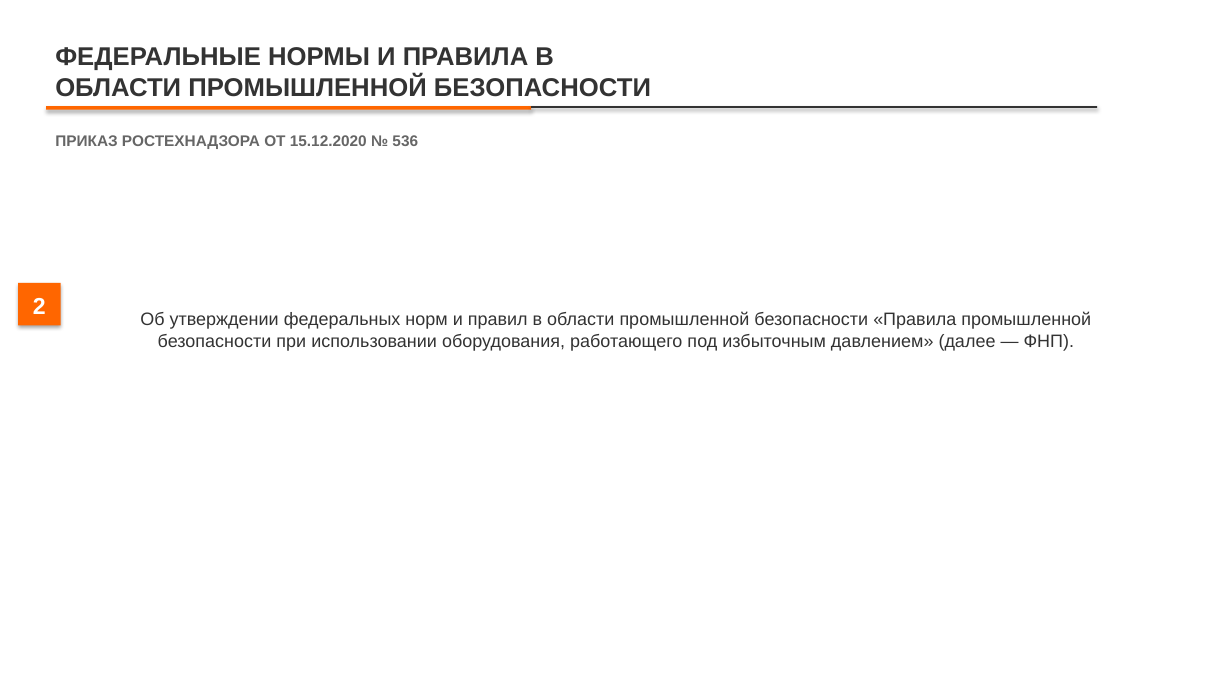
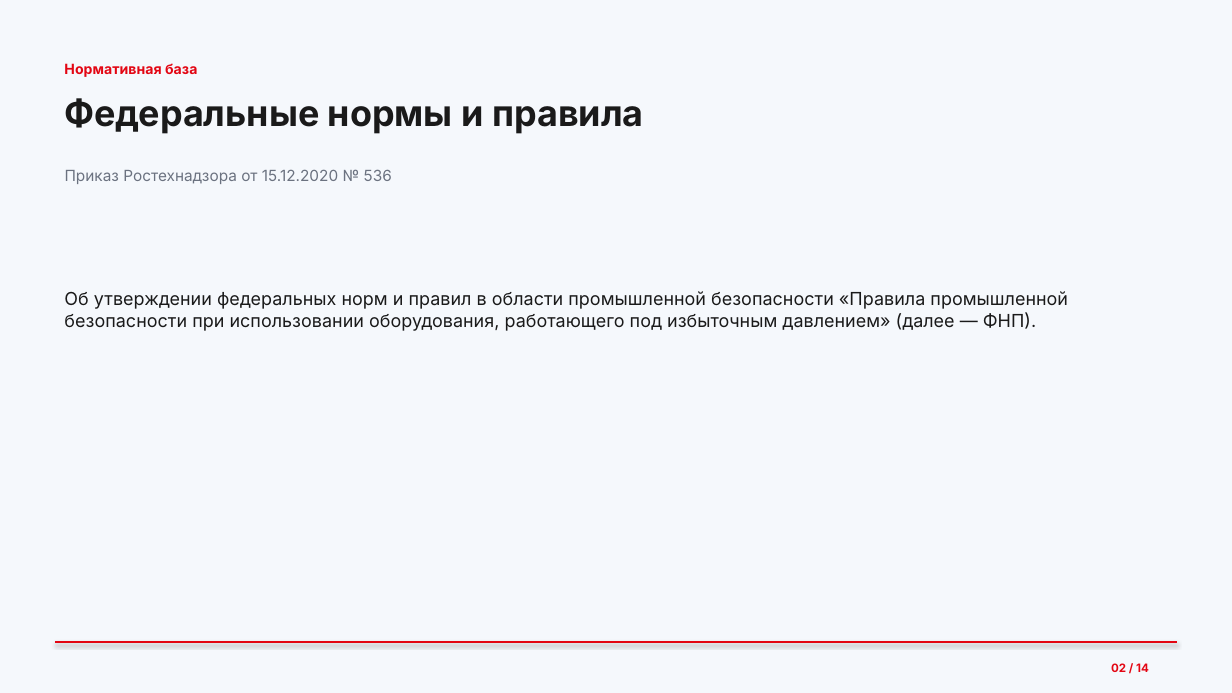
Before and after one commit to lysakalenushka-hash/-, a slide deck: slide 2 of Презентация_Трубопроводы.pptx. Drawn at 1232x693 pixels with LibreOffice and Linux fonts; fonts in the diff are those of the drawing. Boxes give left, top, right and bottom in pixels: in the first picture for what was removed or moved away, otherwise in the second. Text is boxed around its words. In the diff, an @@ line names an element or a change of style, - is before the commit and + after.

```diff
--- a/Презентация_Трубопроводы.pptx
+++ b/Презентация_Трубопроводы.pptx
@@ rectangle at (0, 0, 1232, 693): fill #FFFFFF to #F5F8FC @@
@@ text added at (64, 63, 197, 77), 11 pt, text #E30613, bold @@
+Нормативная база
@@ rectangle removed at (46, 106, 531, 110) @@
@@ text at (64, 98, 643, 134): text changed; size 20 to 28 pt; font Arial to Inter; text colour #333333 to #1A1A1A @@
-ФЕДЕРАЛЬНЫЕ НОРМЫ И ПРАВИЛА В ОБЛАСТИ ПРОМЫШЛЕННОЙ БЕЗОПАСНОСТИ
+Федеральные нормы и правила
@@ rectangle removed at (531, 106, 1097, 108) @@
@@ text at (65, 169, 392, 184): text changed; font Arial to Inter; text colour #666666 to #6B7280; bold off @@
-ПРИКАЗ РОСТЕХНАДЗОРА ОТ 15.12.2020 № 536
+Приказ Ростехнадзора от 15.12.2020 № 536
@@ rectangle removed at (18, 283, 61, 325) @@
@@ text removed at (33, 298, 46, 314) @@
-2
@@ text "Об утверждении федеральных норм и ...": place and size @@
-text "Об утверждении федеральных норм и ..." at (140, 311, 1091, 351)
+text "Об утверждении федеральных норм и ..." at (64, 291, 1068, 331)
@@ text "Об утверждении федеральных норм и ..." at (64, 291, 1068, 331): font Arial to Inter, text colour #333333 to #1A1A1A; alignment centre to left @@
@@ line added from (55, 642) to (1177, 642), #E30613 1.5 pt @@
@@ text added at (1111, 663, 1149, 672), 9 pt, text #E30613, bold @@
+02 / 14
```
Also in this commit, not shown: 11 other slides changed, 2 slides added, 2 slides removed, 1 other file.
